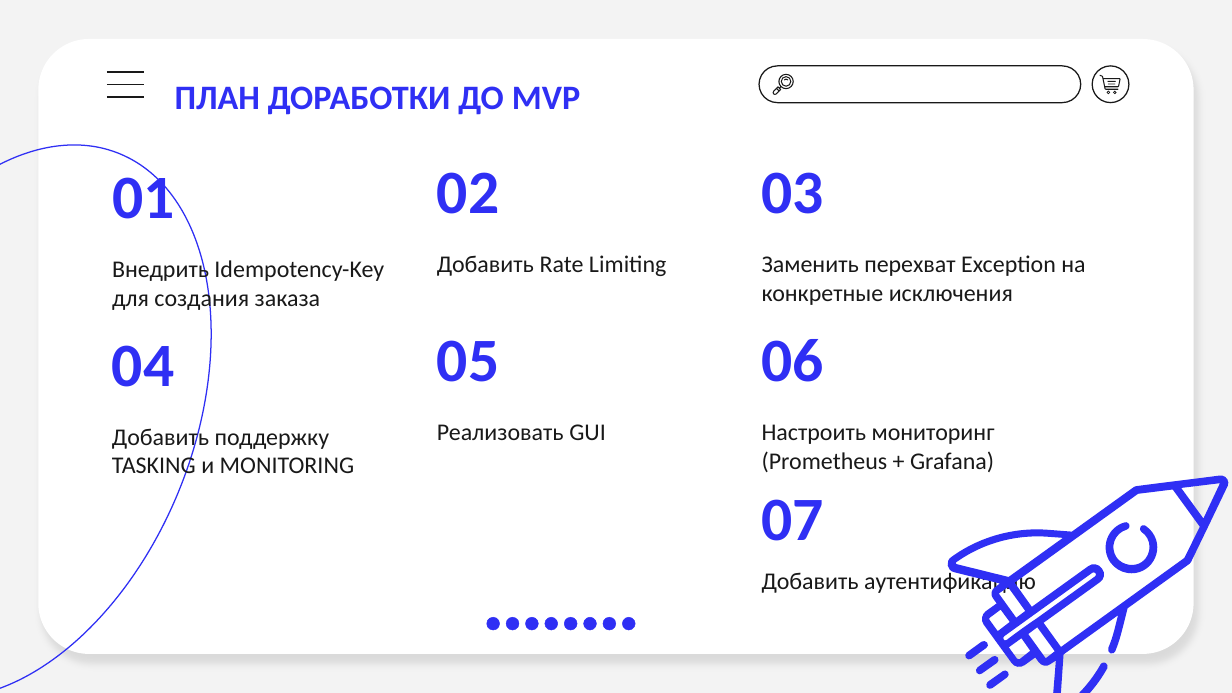
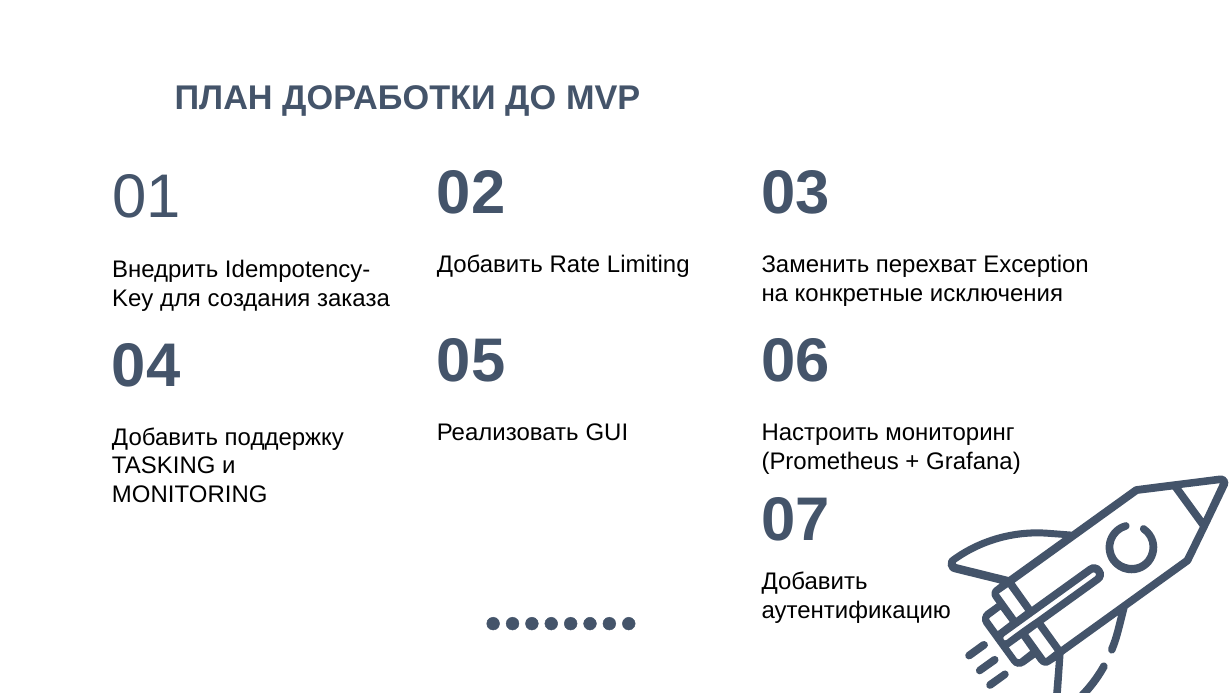
Before and after one commit to Kulikova-A18/Industrial_software_development_akulikova_final_project, a slide deck: slide 11 of Итоговая_работа_КуликоваАВ.pptx. Drawn at 1232x693 pixels with LibreOffice and Linux fonts; fonts in the diff are those of the drawing. Boxes give left, top, right and bottom in pixels: in the first picture for what was removed or moved away, otherwise in the second. Text is boxed around its words. In the diff, an @@ line names an element or a change of style, - is before the commit and + after.

```diff
--- a/Итоговая_работа_КуликоваАВ.pptx
+++ b/Итоговая_работа_КуликоваАВ.pptx
@@ background #F3F3F3 to #FFFFFF @@
@@ rounded rectangle removed at (x1=38, y1=39, x2=1194, y2=654) @@
@@ ellipse removed at (x1=0, y1=86, x2=287, y2=693) @@
@@ group removed at (x1=107, y1=65, x2=1130, y2=102): 8 freeform shapes, 3 lines, 1 rounded rectangle, 1 ellipse @@
@@ title "01" at (x1=112, y1=174, x2=180, y2=218): font Calibri to Arial, text colour #2F2FF4 to #44546A, bold off; line spacing 1 to 0.9 @@
@@ font Calibri to Arial, text colour #2F2FF4 to #44546A in 7 elements at (x1=175, y1=85, x2=640, y2=116), (x1=112, y1=343, x2=180, y2=387), (x1=437, y1=170, x2=505, y2=214), (x1=437, y1=338, x2=505, y2=382), (x1=762, y1=170, x2=830, y2=214), (x1=762, y1=338, x2=830, y2=382), (x1=762, y1=497, x2=830, y2=541) @@
@@ fill #2F2FF4 to #44546A in 5 elements at (x1=964, y1=638, x2=990, y2=662), (x1=985, y1=667, x2=1009, y2=691), (x1=975, y1=654, x2=999, y2=678), (x1=923, y1=434, x2=1230, y2=693), (x1=1097, y1=519, x2=1169, y2=579) @@
@@ font Calibri to Arial, text colour #191919 to #000000 in 7 elements at (x1=112, y1=259, x2=390, y2=311), (x1=112, y1=427, x2=344, y2=503), (x1=437, y1=254, x2=690, y2=277), (x1=437, y1=423, x2=629, y2=441), (x1=762, y1=254, x2=1088, y2=306), (x1=762, y1=423, x2=1021, y2=474), (x1=762, y1=571, x2=951, y2=623) @@
@@ fill #2F2FF4 to #44546A; outline #2F2FF4 0.25 pt to #44546A 0.25 pt in 8 elements at (x1=506, y1=617, x2=519, y2=630), (x1=526, y1=617, x2=538, y2=630), (x1=545, y1=617, x2=557, y2=630), (x1=564, y1=617, x2=577, y2=630), (x1=584, y1=617, x2=596, y2=630), (x1=487, y1=617, x2=499, y2=630), (x1=602, y1=617, x2=615, y2=630), (x1=622, y1=617, x2=634, y2=630) @@
```
Also in this commit, not shown: 12 other slides changed, 1 other file.
